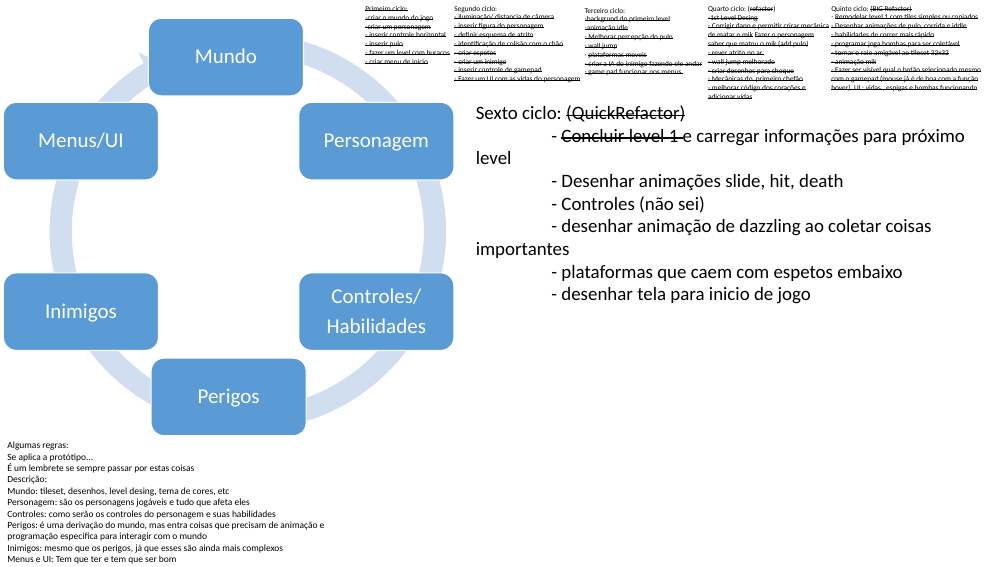
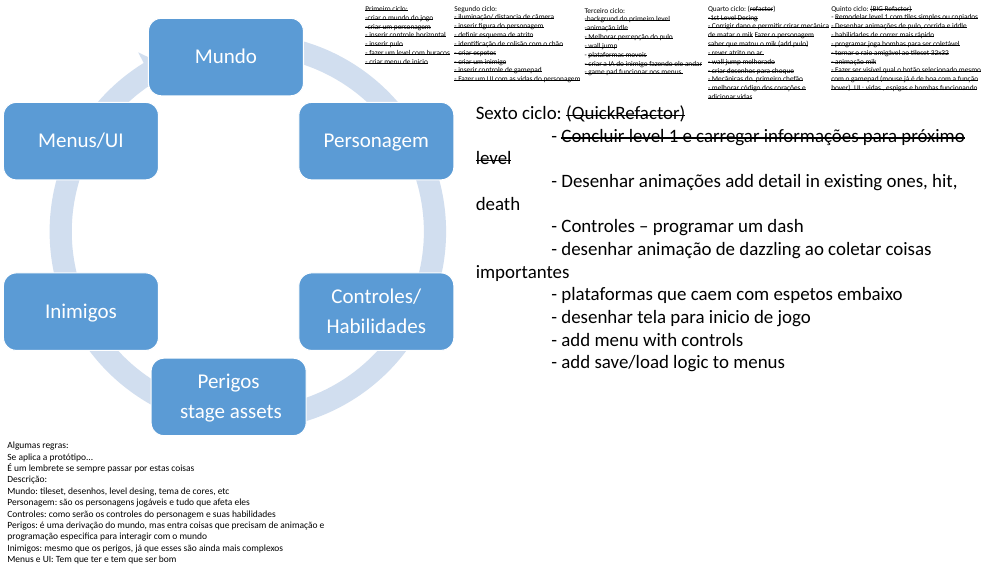
Before and after one commit to radfek/MilhoMen, a slide deck: slide 1 of Project Data/Ciclo de trabalho.pptx. Drawn at 1008x567 pixels with LibreOffice and Linux fonts; fonts in the diff are those of the drawing. Boxes give left, top, right and bottom in pixels: in the first picture for what was removed or moved away, otherwise in the second. Text is boxed around its words. In the diff, an @@ line names an element or a change of style, - is before the commit and + after.

```diff
--- a/Project Data/Ciclo de trabalho.pptx
+++ b/Project Data/Ciclo de trabalho.pptx
@@ text at [476, 129, 964, 164]: strikethrough on in "e carregar informações para próximo level" @@
@@ text at [476, 174, 957, 236]: text changed @@
-- Desenhar animações slide, hit, death
-- Controles (não sei)
+- Desenhar animações add detail in existing ones, hit, death
+- Controles – programar um dash
@@ text at [561, 333, 785, 372]: paragraphs added @@
+- add menu with controls
+- add save/load logic to menus
@@ text at [180, 404, 282, 422]: paragraph added @@
+stage assets
```
Also in this commit, not shown: 45 other files.
